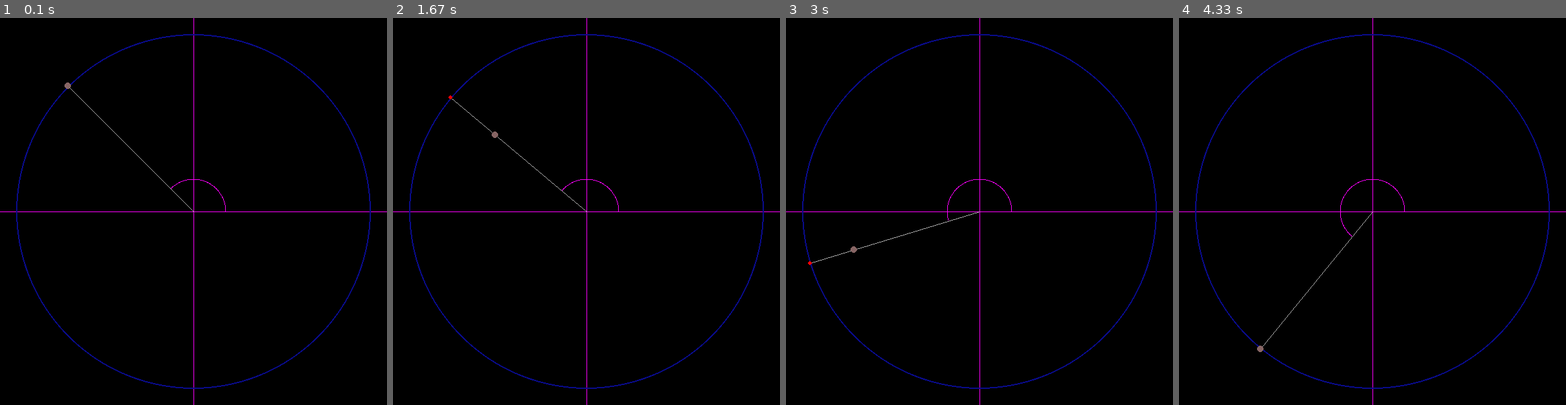
Above: before the commit, frames 1-4 (left to right).
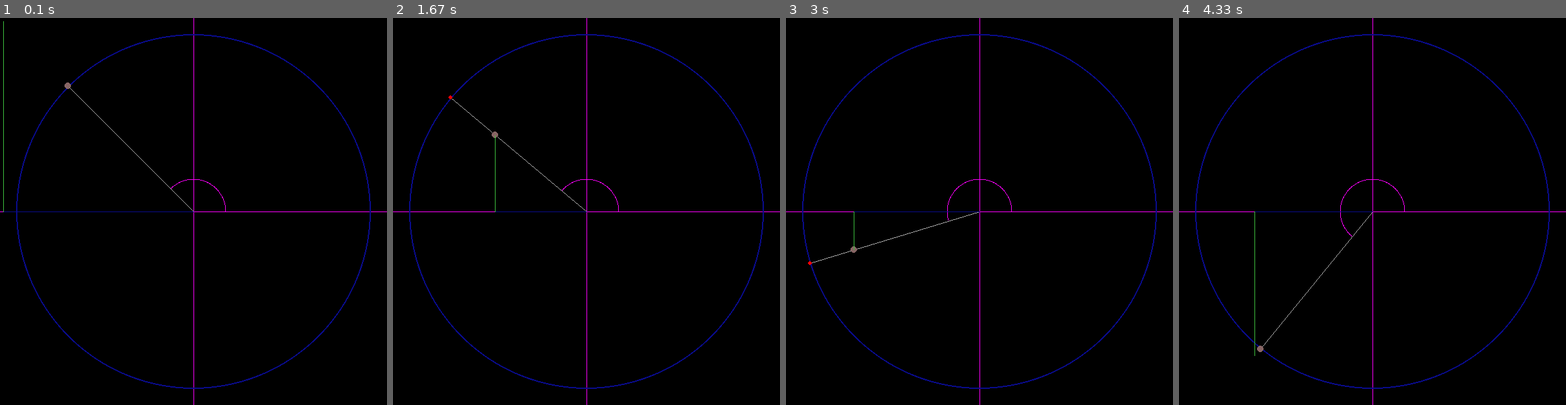
Above: after the commit, the same moments.

Repository: Kingcitaldo125/UnitCirclePygame
Game: pygame game, started from unit_circle.py
Same seed, same stepped clock (60 frames per second), same inputs: the game is played once before the commit and once after it.
Inputs (mouse positions are in pixels of both pictures, inside the frame that each line leads up to):
- Up to frame 1 (0.1 s): no input
- Up to frame 2 (1.67 s): click (586, 211) at 0.38 s; click (625, 296) at 0.72 s; click (725, 346) at 1.05 s; click (493, 134) at 1.38 s
- Up to frame 3 (3 s): click (979, 257) at 1.72 s; click (925, 130) at 2.05 s; click (1114, 312) at 2.38 s; click (855, 250) at 2.72 s
- Up to frame 4 (4.33 s): click (1260, 137) at 3.05 s; click (1279, 281) at 3.38 s; click (1511, 300) at 3.72 s; click (1256, 354) at 4.05 s

The runs differ from the first frame. In frame 1, 0.2% of the frame differs, in the area x 0-51%, y 0-51%; in frame 2, less than 0.1%; in frame 3, less than 0.1%; in frame 4, 0.1%.

Commit message:
Add angle vector drawing/rendering

Diff:
--- a/unit_circle.py
+++ b/unit_circle.py
@@ -148,6 +148,22 @@
 		# Circle at point along the angle vector where it and mouse point intersect
 		pygame.draw.circle(screen, rand_col, (int(lerped_pos.x), int(lerped_pos.y)), 5)
 
+		# x angle vector
+		pygame.draw.line(
+			screen,
+			blue_col,
+			(int(midpoint.x), int(midpoint.y)),
+			(int(mouse_pos.x), int(midpoint.y)),
+		)
+
+		# y angle vector
+		pygame.draw.line(
+			screen,
+			green_col,
+			(int(mouse_pos.x), int(midpoint.y)),
+			(int(mouse_pos.x), int(mouse_pos.y)),
+		)
+
 		pygame.display.flip()
 
 	pygame.display.quit()
